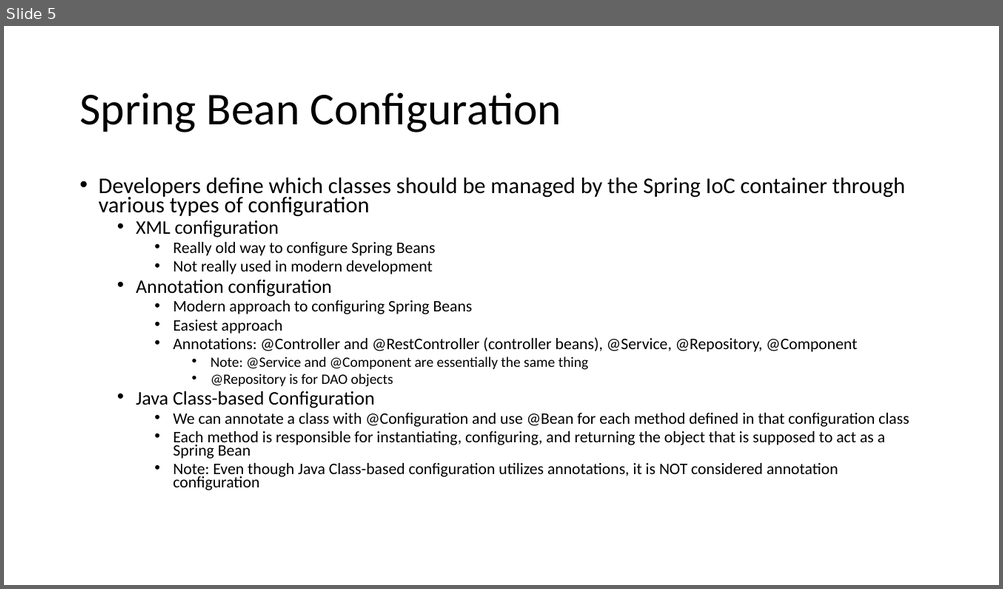
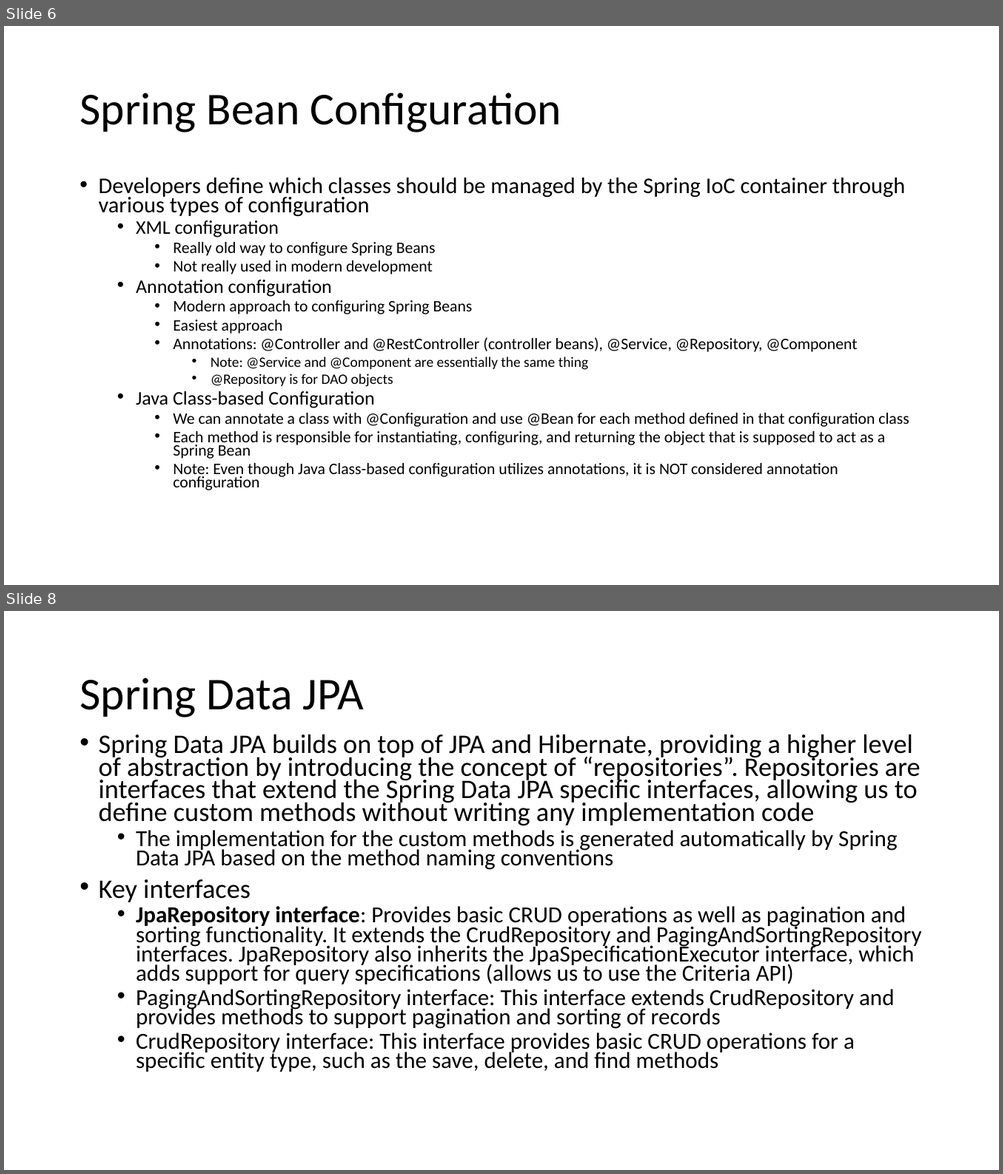
Before and after one commit to 230109training/java-primer, a slide deck: spring-framework-and-spring-boot.pptx. Shown one above the other, each under a label of ours: slide 5 before the commit, slides 6 and 8 after it; the slides between them are not shown. The pictures are 1003x589 and 1003x1174 pixels, drawn with LibreOffice and Linux fonts; fonts in the diff are those of the drawing. Boxes give left, top, right and bottom in pixels: in the first picture for what was removed or moved away, otherwise in the second. Text is boxed around its words. In the diff, an @@ line names an element or a change of style, - is before the commit and + after.

```diff
--- a/spring-framework-and-spring-boot.pptx
+++ b/spring-framework-and-spring-boot.pptx
@@ slide 8 added at [4,611,999,1170], background #FFFFFF @@
@@ title added at [79,678,364,718], 44 pt, text #000000 @@
+Spring Data JPA
@@ text added at [99,734,921,1072], 22.2 pt, text #000000 @@
+• Spring Data JPA builds on top of JPA and Hibernate, providing a higher level of abstraction by introducing the concept of “repositories”. Repositories are interfaces that extend the Spring Data JPA specific interfaces, allowing us to define custom methods without writing any implementation code
+  • The implementation for the custom methods is generated automatically by Spring Data JPA based on the method naming conventions
+• Key interfaces
+  • JpaRepository interface: Provides basic CRUD operations as well as pagination and sorting functionality. It extends the CrudRepository and PagingAndSortingRepository interfaces. JpaRepository also inherits the JpaSpecificationExecutor interface, which adds support for query specifications (allows us to use the Criteria API)
+  • PagingAndSortingRepository interface: This interface extends CrudRepository and provides methods to support pagination and sorting of records
+  • CrudRepository interface: This interface provides basic CRUD operations for a specific entity type, such as the save, delete, and find methods
@@ what was slide 5 is now slide 6 @@
```
Also in this commit, not shown: 2 other slides added, 2 other files.
